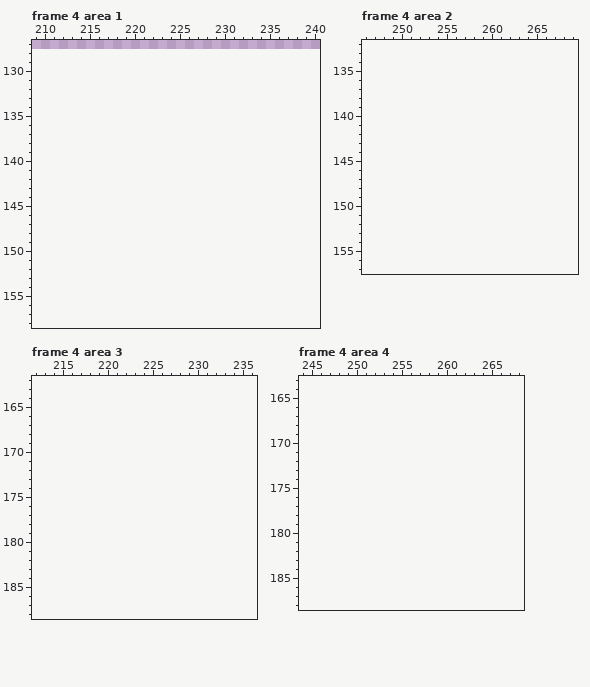
Edited in one commit: pixel-art file (Assets/sprites_sheet.aseprite). Above: the version before the commit.
256x128 pixels, 12 frames. Colours within 5 levels of each other are drawn and written as one. Shown: frame 4 area 1: x 209..240, y 127..158; frame 4 area 2: x 246..269, y 132..157; frame 4 area 3: x 212..236, y 162..188; frame 4 area 4: x 244..268, y 163..188. The old version is drawn lined up with the new one, on the new canvas. The commit also changed other frames or places, which this record leaves out.
The result:
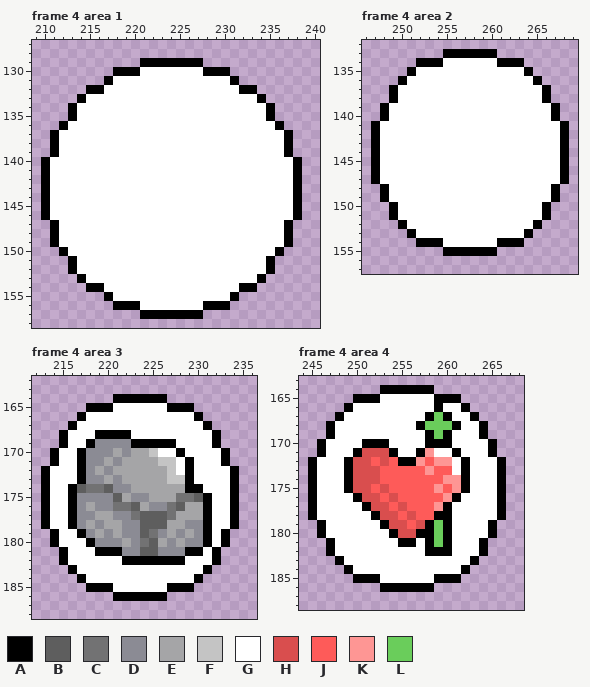
Palette (. is transparent): A #000000  B #5e5e5e  C #727273  D #8b8b94  E #a5a5a7  F #c4c4c4  G #ffffff  H #d94e4e  J #fe5b59  K #fe9694  L #6acd5b
The exact change:
canvas 256x128 -> 512x256
Changed rows in their new state; - is an unchanged pixel.
Frame 4 area 1:
first column x 210:
129 -----------AAAAAAA-----------
130 --------AAAGGGGGGGAAA--------
131 -------AGGGGGGGGGGGGGA-------
132 -----AAGGGGGGGGGGGGGGGAA-----
133 ----AGGGGGGGGGGGGGGGGGGGA----
134 ---AGGGGGGGGGGGGGGGGGGGGGA---
135 ---AGGGGGGGGGGGGGGGGGGGGGA---
136 --AGGGGGGGGGGGGGGGGGGGGGGGA--
137 -AGGGGGGGGGGGGGGGGGGGGGGGGGA-
138 -AGGGGGGGGGGGGGGGGGGGGGGGGGA-
139 -AGGGGGGGGGGGGGGGGGGGGGGGGGA-
140 AGGGGGGGGGGGGGGGGGGGGGGGGGGGA
141 AGGGGGGGGGGGGGGGGGGGGGGGGGGGA
142 AGGGGGGGGGGGGGGGGGGGGGGGGGGGA
143 AGGGGGGGGGGGGGGGGGGGGGGGGGGGA
144 AGGGGGGGGGGGGGGGGGGGGGGGGGGGA
145 AGGGGGGGGGGGGGGGGGGGGGGGGGGGA
146 AGGGGGGGGGGGGGGGGGGGGGGGGGGGA
147 -AGGGGGGGGGGGGGGGGGGGGGGGGGA-
148 -AGGGGGGGGGGGGGGGGGGGGGGGGGA-
149 -AGGGGGGGGGGGGGGGGGGGGGGGGGA-
150 --AGGGGGGGGGGGGGGGGGGGGGGGA--
151 ---AGGGGGGGGGGGGGGGGGGGGGA---
152 ---AGGGGGGGGGGGGGGGGGGGGGA---
153 ----AGGGGGGGGGGGGGGGGGGGA----
154 -----AAGGGGGGGGGGGGGGGAA-----
155 -------AGGGGGGGGGGGGGA-------
156 --------AAAGGGGGGGAAA--------
157 -----------AAAAAAA-----------
Frame 4 area 2:
first column x 247:
133 --------AAAAAA--------
134 -----AAAGGGGGGAAA-----
135 ----AGGGGGGGGGGGGA----
136 ---AGGGGGGGGGGGGGGA---
137 --AGGGGGGGGGGGGGGGGA--
138 --AGGGGGGGGGGGGGGGGA--
139 -AGGGGGGGGGGGGGGGGGGA-
140 -AGGGGGGGGGGGGGGGGGGA-
141 AGGGGGGGGGGGGGGGGGGGGA
142 AGGGGGGGGGGGGGGGGGGGGA
143 AGGGGGGGGGGGGGGGGGGGGA
144 AGGGGGGGGGGGGGGGGGGGGA
145 AGGGGGGGGGGGGGGGGGGGGA
146 AGGGGGGGGGGGGGGGGGGGGA
147 AGGGGGGGGGGGGGGGGGGGGA
148 -AGGGGGGGGGGGGGGGGGGA-
149 -AGGGGGGGGGGGGGGGGGGA-
150 --AGGGGGGGGGGGGGGGGA--
151 --AGGGGGGGGGGGGGGGGA--
152 ---AGGGGGGGGGGGGGGA---
153 ----AGGGGGGGGGGGGA----
154 -----AAAGGGGGGAAA-----
155 --------AAAAAA--------
Frame 4 area 3:
first column x 213:
164 --------AAAAAA--------
165 -----AAAGGGGGGAAA-----
166 ----AGGGGGGGGGGGGA----
167 ---AGGGGGGGGGGGGGGA---
168 --AGGGAAAAGGGGGGGGGA--
169 --AGGADDDDAAAAAGGGGA--
170 -AGGADDDEDEEFGGAGGGGA-
171 -AGGADDEDEEEEFFGAGGGA-
172 AGGGADEDEEEEEEFGAGGGGA
173 AGGGADDEDEEEEEFFAGGGGA
174 AGGABCCBDDEEEEEEAAGGGA
175 AGGADDDDBEDDEEECCBAGGA
176 AGGADEDDCCBEDDCBEEAGGA
177 AGGADDEEDDCBBBCEEEAGGA
178 AGGADEDEEDDBBBEEDDAGGA
179 -AGGADEDEDDBCDEDEDAGA-
180 -AGGGADDDEDCBEDEDDAGA-
181 --AGGGAAADDBBDDDAAGA--
182 --AGGGGGGAAAAAAAGGGA--
183 ---AGGGGGGGGGGGGGGA---
184 ----AGGGGGGGGGGGGA----
185 -----AAAGGGGGGAAA-----
186 --------AAAAAA--------
Frame 4 area 4:
first column x 245:
164 --------AAAAAA--------
165 -----AAAGGGGGGAAA-----
166 ----AGGGGGGGGGAGGA----
167 ---AGGGGGGGGGALAGGA---
168 --AGGGGGGGGGALLLAGGA--
169 --AGGGGGGGGGGALAGGGA--
170 -AGGGGAAAGGGGAAAGGGGA-
171 -AGGGAHHHAGGAKGGAGGGA-
172 AGGGAHHJHJAAKJKKGAGGGA
173 AGGGAHHHJJJJJKJJGAGGGA
174 AGGGAHHHJJJJJJJKKAGGGA
175 AGGGAHHJHJJJJJKJKAGGGA
176 AGGGGAHHJHJJJJJKAGGGGA
177 AGGGGGAHHJHJJJKAGGGGGA
178 AGGGGGGAHHJHJJAAGGGGGA
179 -AGGGGGGAHHJHALAGGGGA-
180 -AGGGGGGGAHHAALAGGGGA-
181 --AGGGGGGGAAGALAGGGA--
182 --AGGGGGGGGGGAAAGGGA--
183 ---AGGGGGGGGGGGGGGA---
184 ----AGGGGGGGGGGGGA----
185 -----AAAGGGGGGAAA-----
186 --------AAAAAA--------
